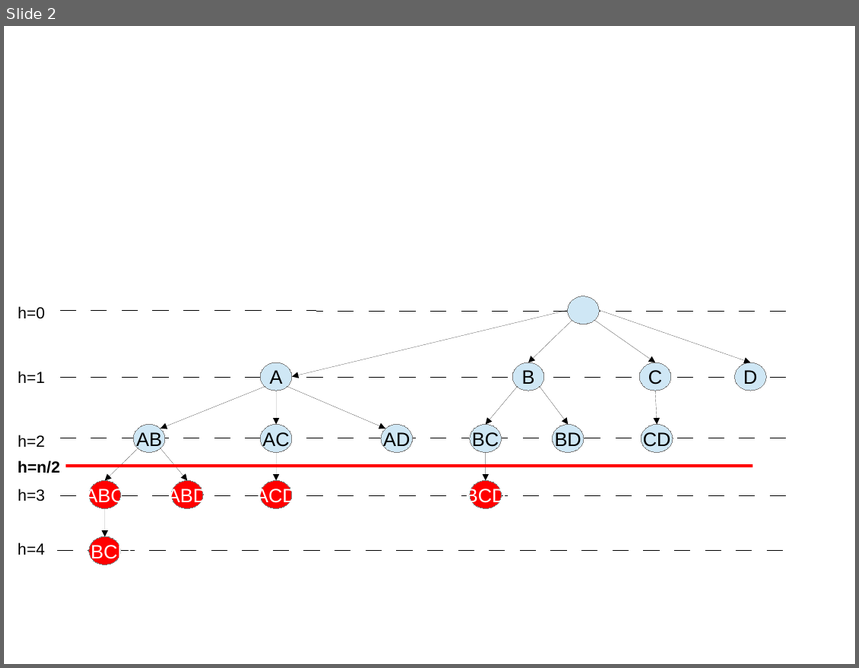
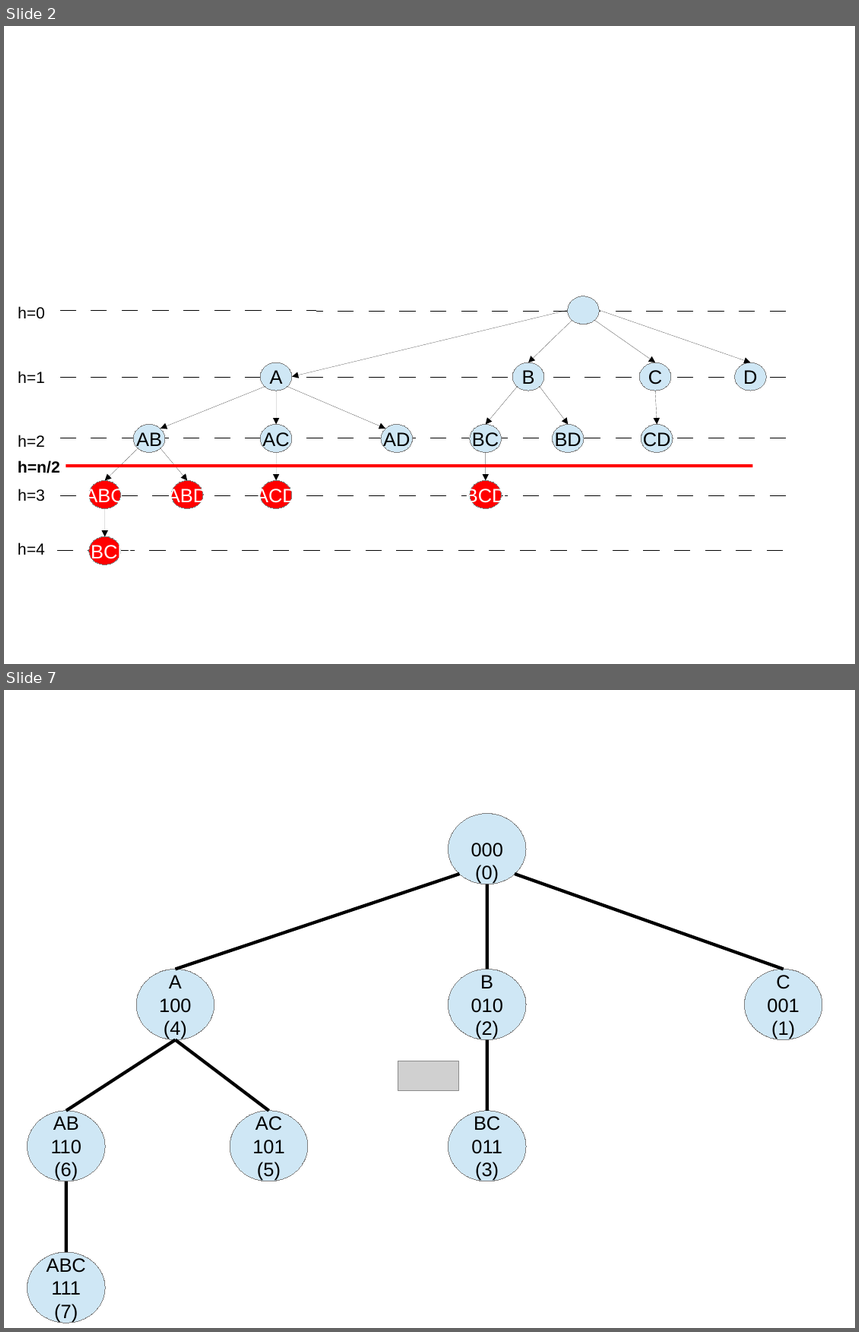
Before and after one commit to guilhermeiecker/pg, a slide deck: monografia/figs/figuras.odp. Shown one above the other, each under a label of ours: slide 2 before the commit, slides 2 and 7 after it; the slides between them are not shown. The pictures are 859x668 and 859x1332 pixels, drawn with LibreOffice and Linux fonts; fonts in the diff are those of the drawing; grey boxes stand for pictures. Boxes give left, top, right and bottom in pixels: in the first picture for what was removed or moved away, otherwise in the second. Text is boxed around its words. In the diff, an @@ line names an element or a change of style, - is before the commit and + after.

```diff
--- a/monografia/figs/figuras.odp
+++ b/monografia/figs/figuras.odp
@@ slide 7 added at <box>4,690,855,1328</box>, background #FFFFFF @@
@@ ellipse added at <box>448,814,526,885</box>, fill #CFE7F5, outline #808080 0 pt, 18 pt, text #000000 @@
+000
+(0)
@@ line added from (176, 970) to (460, 874), #000000 3 pt @@
@@ line added from (487, 970) to (487, 885), #000000 3 pt @@
@@ line added from (784, 970) to (515, 874), #000000 3 pt @@
@@ ellipse added at <box>136,970,214,1040</box>, fill #CFE7F5, outline #808080 0 pt, 18 pt, text #000000 @@
+A
+100
+(4)
@@ ellipse added at <box>448,970,526,1040</box>, fill #CFE7F5, outline #808080 0 pt, 18 pt, text #000000 @@
+B
+010
+(2)
@@ ellipse added at <box>745,970,823,1040</box>, fill #CFE7F5, outline #808080 0 pt, 18 pt, text #000000 @@
+C
+001
+(1)
@@ line added from (66, 1111) to (176, 1040), #000000 3 pt @@
@@ line added from (176, 1040) to (269, 1111), #000000 3 pt @@
@@ line added from (487, 1040) to (487, 1111), #000000 3 pt @@
@@ picture added at <box>398,1061,459,1091</box> @@
@@ ellipse added at <box>27,1111,105,1182</box>, fill #CFE7F5, outline #808080 0 pt, 18 pt, text #000000 @@
+AB
+110
+(6)
@@ ellipse added at <box>230,1111,308,1182</box>, fill #CFE7F5, outline #808080 0 pt, 18 pt, text #000000 @@
+AC
+101
+(5)
@@ ellipse added at <box>448,1111,526,1182</box>, fill #CFE7F5, outline #808080 0 pt, 18 pt, text #000000 @@
+BC
+011
+(3)
@@ line added from (66, 1252) to (66, 1182), #000000 3 pt @@
@@ ellipse added at <box>27,1252,105,1323</box>, fill #CFE7F5, outline #808080 0 pt, 18 pt, text #000000 @@
+ABC
+111
+(7)
```
Also in this commit, not shown: 7 other slides added, 56 other files.
